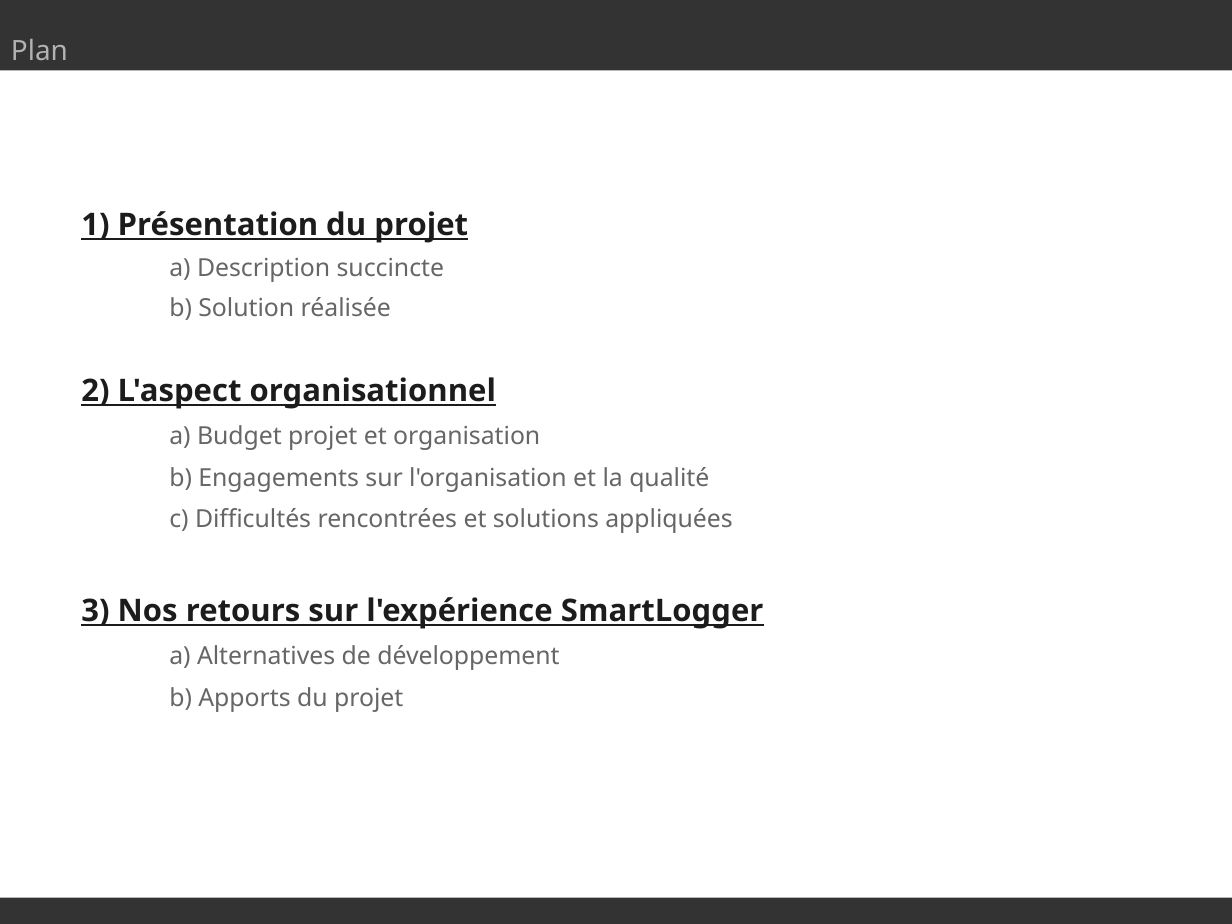
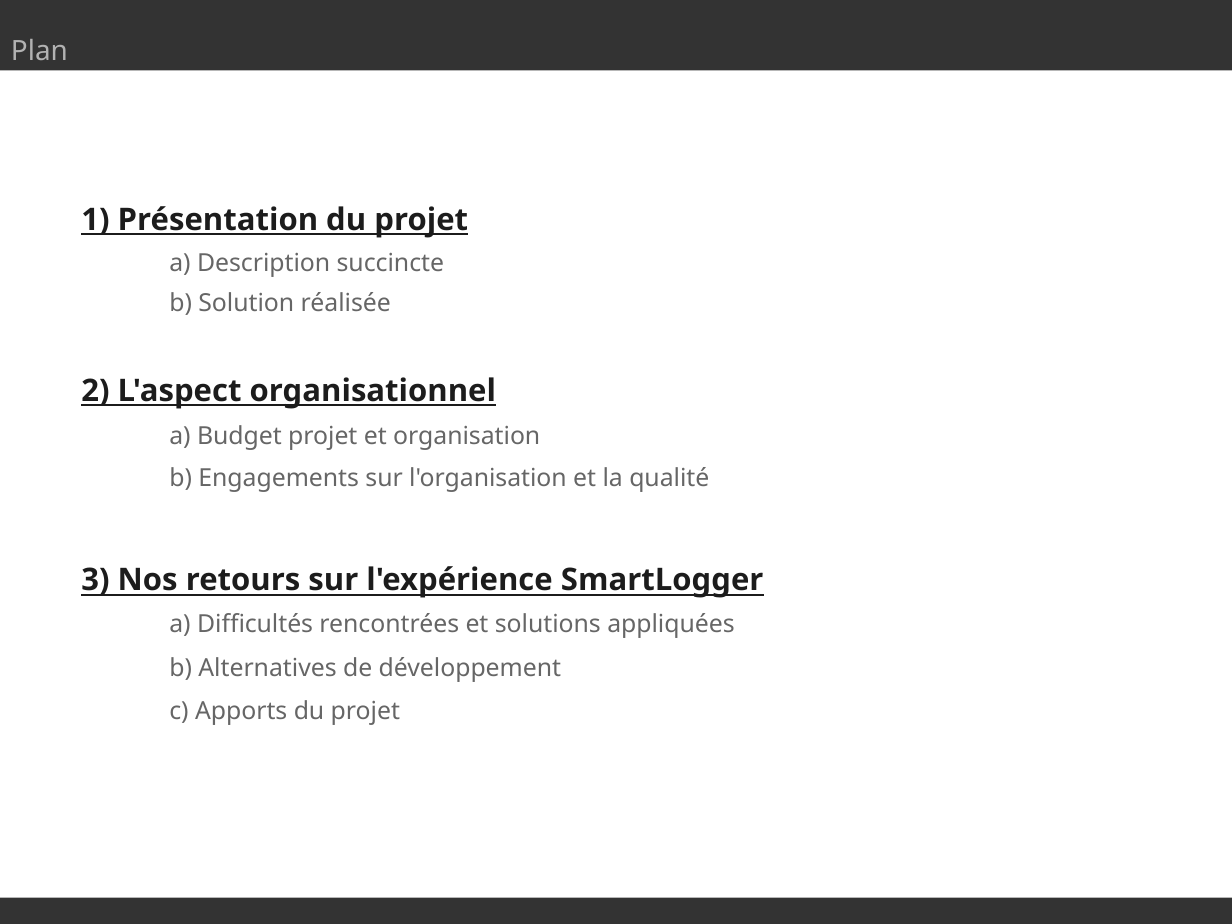
Before and after one commit to SmartLoggerManagement/SmartLogger, a slide deck: slide 2 of Soutenances/soutenance.odp. Drawn at 1232x924 pixels with LibreOffice and Linux fonts; fonts in the diff are those of the drawing. Boxes give left, top, right and bottom in pixels: in the first picture for what was removed or moved away, otherwise in the second. Text is boxed around its words. In the diff, an @@ line names an element or a change of style, - is before the commit and + after.

```diff
--- a/Soutenances/soutenance.odp
+++ b/Soutenances/soutenance.odp
@@ 3 texts: place and size @@
-3 texts at bbox=[81, 211, 468, 320]
+3 texts at bbox=[81, 206, 468, 315]
@@ text "3) Nos retours sur l'expérience ...": place and size @@
-text "3) Nos retours sur l'expérience ..." at bbox=[81, 597, 764, 629]
+text "3) Nos retours sur l'expérience ..." at bbox=[81, 566, 764, 598]
@@ text at bbox=[169, 613, 734, 638]: text changed @@
-c) Difficultés rencontrées et solutions appliquées
+a) Difficultés rencontrées et solutions appliquées
@@ text at bbox=[169, 657, 561, 682]: text changed @@
-a) Alternatives de développement
+b) Alternatives de développement
@@ text at bbox=[169, 700, 400, 725]: text changed @@
-b) Apports du projet
+c) Apports du projet
```
Also in this commit, not shown: 5 other slides changed, 3 slides added, 2 other files.
